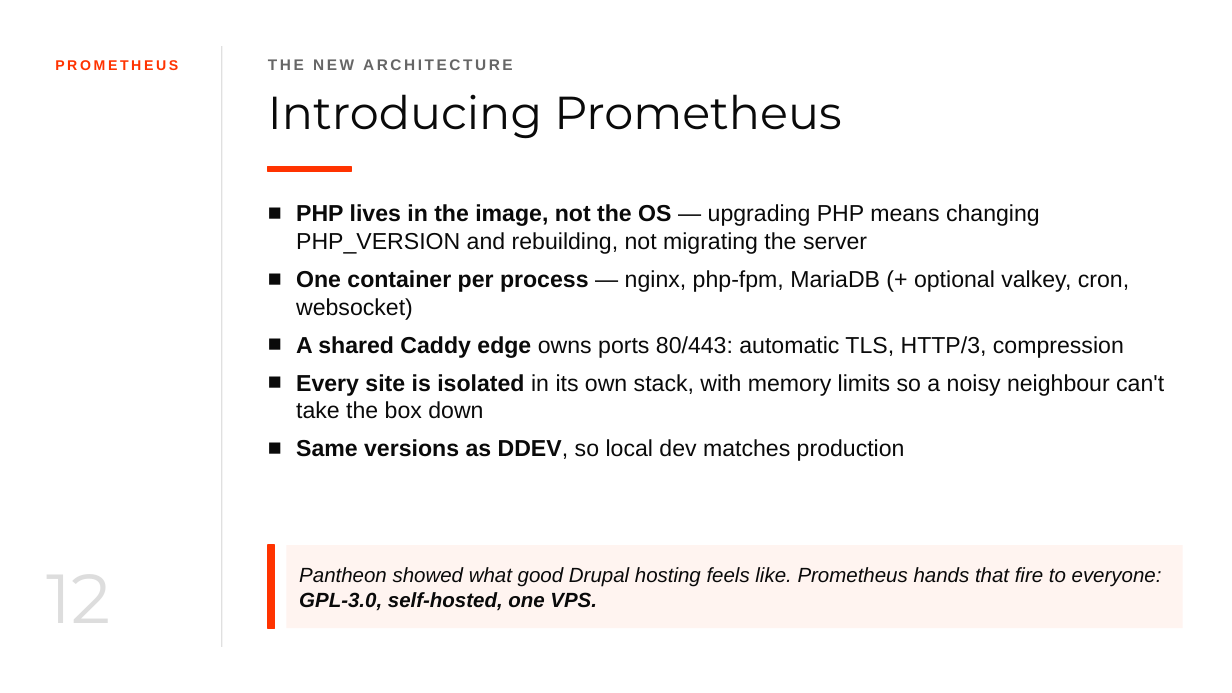
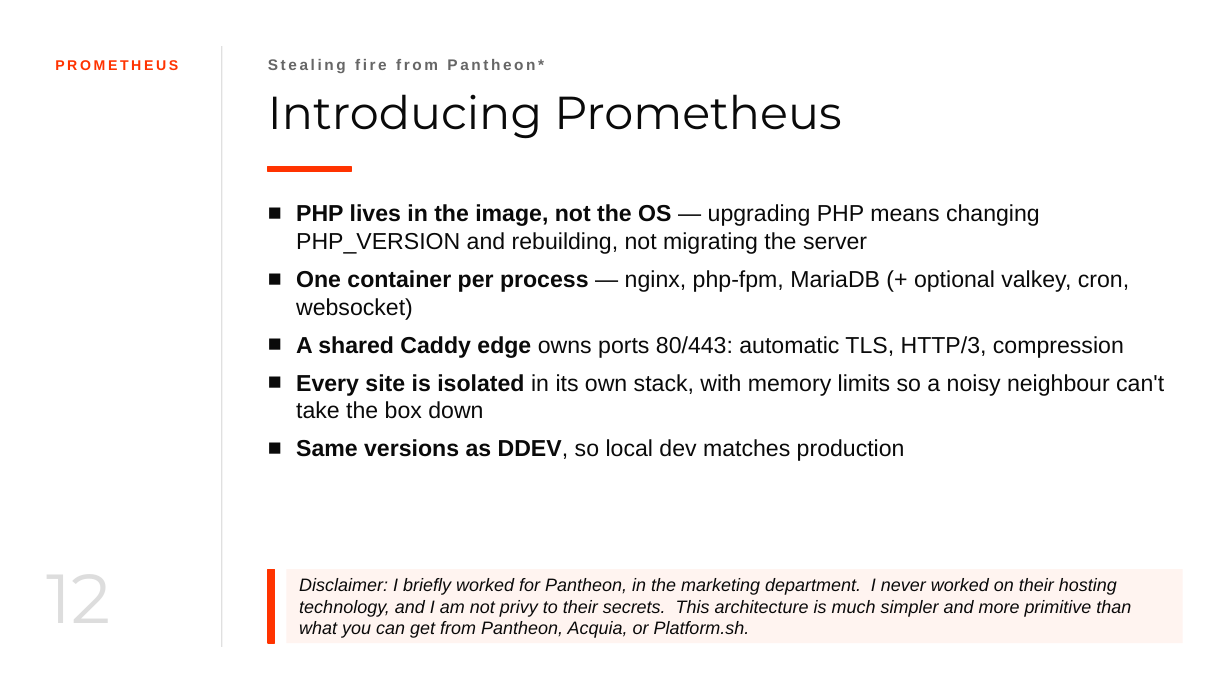
Before and after one commit to koppieesq/prometheus, a slide deck: slide 12 of presentation/prometheus-badcamp-2026.pptx. Drawn at 1232x693 pixels with LibreOffice and Linux fonts; fonts in the diff are those of the drawing. Boxes give left, top, right and bottom in pixels: in the first picture for what was removed or moved away, otherwise in the second. Text is boxed around its words. In the diff, an @@ line names an element or a change of style, - is before the commit and + after.

Commit message:
3rd draft of pptx

```diff
--- a/presentation/prometheus-badcamp-2026.pptx
+++ b/presentation/prometheus-badcamp-2026.pptx
@@ text at (268,59,544,73): text changed @@
-THE NEW ARCHITECTURE
+Stealing fire from Pantheon*
@@ rectangle: place and size @@
-rectangle at (268,545,274,628)
+rectangle at (268,569,274,643)
@@ rectangle removed at (287,545,1183,628) @@
-Pantheon showed what good Drupal hosting feels like. Prometheus hands that fire to everyone: GPL-3.0, self-hosted, one VPS.
@@ rectangle added at (287,569,1183,643), fill #FFF4F0, 14 pt, text #0A0A0A, italic @@
+Disclaimer: I briefly worked for Pantheon, in the marketing department. I never worked on their hosting technology, and I am not privy to their secrets. This architecture is much simpler and more primitive than what you can get from Pantheon, Acquia, or Platform.sh.
```
Also in this commit, not shown: 3 other slides changed.
